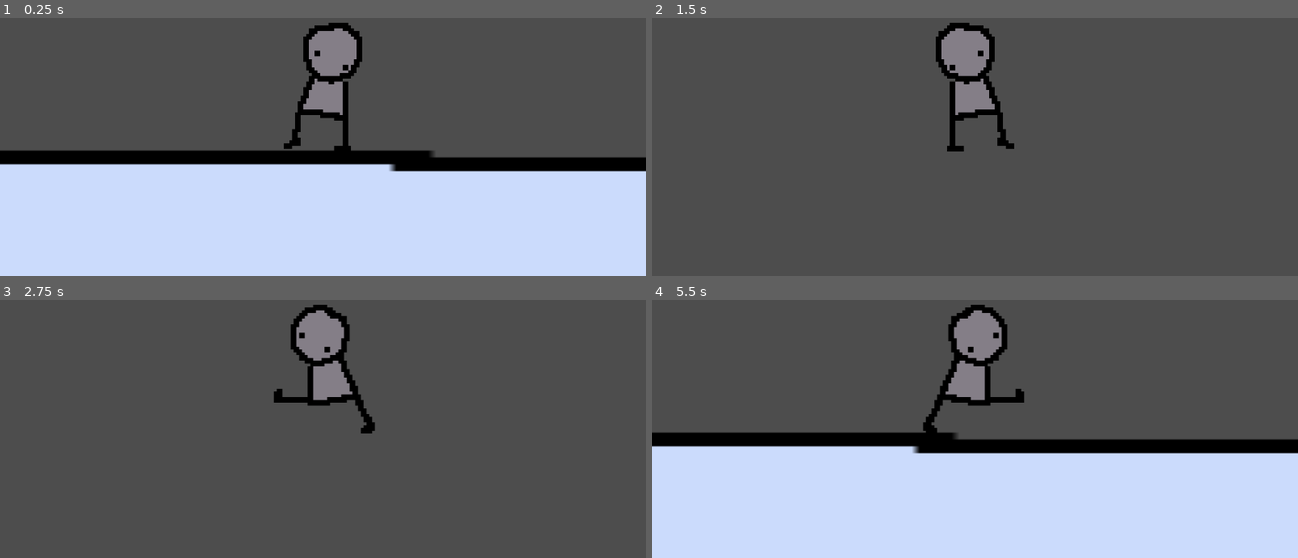
Above: before the commit, frames 1-4 (two rows, left to right).
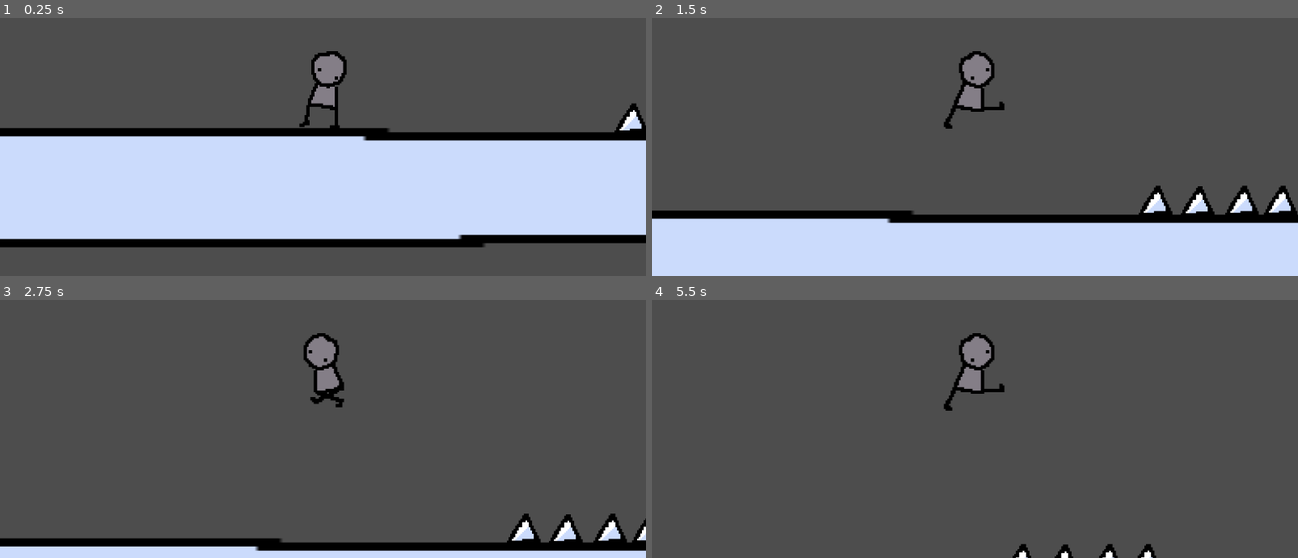
Above: after the commit, the same moments.

Repository: Helia8/platform
Game: Godot game, scene res://scenes/Level/Level1.tscn
Two runs of this game, one before a commit and one after it. Both use one fixed random seed, a clock stepped at 60 frames per second and the inputs below.
Inputs:
- Up to frame 1 (0.25 s): no input
- Up to frame 2 (1.5 s): tap Enter (ui_accept) at 0.5, 0.77 s; hold Right (ui_right) from 0.53 s (still down)
- Up to frame 3 (2.75 s): tap Enter (ui_accept) at 1.52 s; release Right (ui_right) at 2.03 s; hold Left (ui_left) from 2.03 s (still down)
- Up to frame 4 (5.5 s): release Left (ui_left) at 2.78 s; hold Right (ui_right) 2.78-4.28 s; tap Enter (ui_accept) at 3.02, 3.77, 4.52 s; hold Left (ui_left) 4.28-5.03 s; hold Right (ui_right) from 5.03 s (still down)

The runs differ from the first frame. In frame 1, 32% of the frame differs, in the area x 0-100%, y 1-100%; in frame 2, 28%; in frame 3, 10%; in frame 4, 50%.

Commit message:
feat: level

Diff:
--- a/scenes/Level/Level1.tscn
+++ b/scenes/Level/Level1.tscn
@@ -7,6 +7,7 @@
 [ext_resource type="PackedScene" uid="uid://y4l43eaevqbb" path="res://scenes/WinFlag.tscn" id="5_8x4nf"]
 [ext_resource type="PackedScene" uid="uid://dillxlklk13ia" path="res://scenes/Ennemies/BasicEnnemy.tscn" id="6_7s6sr"]
 [ext_resource type="PackedScene" uid="uid://bfg8snu3sq651" path="res://scenes/Platforms/BasicPlatform.tscn" id="7_4esi6"]
+[ext_resource type="PackedScene" uid="uid://lgtdme4tg6sh" path="res://scenes/Platforms/SquarePlatform.tscn" id="8_s5y6n"]
 
 [sub_resource type="RectangleShape2D" id="RectangleShape2D_p0hel"]
 size = Vector2(8234, 354)
@@ -31,6 +32,7 @@
 position = Vector2(181, 374)
 
 [node name="Camera2D" type="Camera2D" parent="Player" unique_id=578441604]
+zoom = Vector2(0.6, 0.6)
 
 [node name="VoidHazard" parent="." unique_id=937687863 instance=ExtResource("3_p0hel")]
 position = Vector2(-3709, 730)
@@ -39,13 +41,82 @@
 position = Vector2(4880, 725)
 
 [node name="SpikeHazard" parent="." unique_id=1085807066 instance=ExtResource("4_8mqkg")]
-position = Vector2(1098, 443)
+position = Vector2(1098, 455)
 
 [node name="WinFlag" parent="." unique_id=1563577584 instance=ExtResource("5_8x4nf")]
-position = Vector2(3751, 167)
+position = Vector2(5754, 128)
 
 [node name="BasicEnnemy" parent="." unique_id=775499948 instance=ExtResource("6_7s6sr")]
-position = Vector2(2421, 347)
+position = Vector2(3311, 345)
 
 [node name="BasicPlatform" parent="." unique_id=162337804 instance=ExtResource("7_4esi6")]
 position = Vector2(543, 247)
+
+[node name="SpikeHazard2" parent="." unique_id=1820497247 instance=ExtResource("4_8mqkg")]
+position = Vector2(1355, 455)
+
+[node name="SpikeHazard3" parent="." unique_id=1056106776 instance=ExtResource("4_8mqkg")]
+position = Vector2(1223, 456)
+
+[node name="SpikeHazard4" parent="." unique_id=560954911 instance=ExtResource("4_8mqkg")]
+position = Vector2(1469, 454)
+
+[node name="BasicPlatform2" parent="." unique_id=993820697 instance=ExtResource("7_4esi6")]
+position = Vector2(1537, 267)
+
+[node name="SquarePlatform" parent="." unique_id=788272926 instance=ExtResource("8_s5y6n")]
+position = Vector2(2333, 361)
+
+[node name="SquarePlatform2" parent="." unique_id=519429610 instance=ExtResource("8_s5y6n")]
+position = Vector2(4329, 360)
+
+[node name="BasicPlatform3" parent="." unique_id=899758877 instance=ExtResource("7_4esi6")]
+position = Vector2(5090, 465)
+
+[node name="BasicPlatform4" parent="." unique_id=1203475493 instance=ExtResource("7_4esi6")]
+position = Vector2(5597, 465)
+
+[node name="SquarePlatform3" parent="." unique_id=1629069388 instance=ExtResource("8_s5y6n")]
+position = Vector2(2781, 136)
+
+[node name="SquarePlatform4" parent="." unique_id=443861627 instance=ExtResource("8_s5y6n")]
+position = Vector2(3269, -24)
+
+[node name="BasicPlatform5" parent="." unique_id=1860435198 instance=ExtResource("7_4esi6")]
+position = Vector2(3619, 63)
+
+[node name="SpikeHazard5" parent="." unique_id=464142309 instance=ExtResource("4_8mqkg")]
+position = Vector2(3845, 8)
+
+[node name="VoidHazard3" parent="." unique_id=810062654 instance=ExtResource("3_p0hel")]
+position = Vector2(5227, 725)
+
+[node name="VoidHazard4" parent="." unique_id=316400328 instance=ExtResource("3_p0hel")]
+position = Vector2(5574, 725)
+
+[node name="VoidHazard5" parent="." unique_id=1768109156 instance=ExtResource("3_p0hel")]
+position = Vector2(5921, 725)
+
+[node name="VoidHazard6" parent="." unique_id=112090091 instance=ExtResource("3_p0hel")]
+position = Vector2(6268, 725)
+
+[node name="VoidHazard7" parent="." unique_id=773411420 instance=ExtResource("3_p0hel")]
+position = Vector2(6615, 725)
+
+[node name="VoidHazard8" parent="." unique_id=191426051 instance=ExtResource("3_p0hel")]
+position = Vector2(6962, 725)
+
+[node name="VoidHazard9" parent="." unique_id=268347520 instance=ExtResource("3_p0hel")]
+position = Vector2(7309, 725)
+
+[node name="SquarePlatform5" parent="." unique_id=2127685572 instance=ExtResource("8_s5y6n")]
+position = Vector2(-565, 384)
+
+[node name="SquarePlatform6" parent="." unique_id=667562785 instance=ExtResource("8_s5y6n")]
+position = Vector2(-565, 263)
+
+[node name="SquarePlatform7" parent="." unique_id=1915454349 instance=ExtResource("8_s5y6n")]
+position = Vector2(-565, 142)
+
+[node name="SquarePlatform8" parent="." unique_id=220346923 instance=ExtResource("8_s5y6n")]
+position = Vector2(-565, 21)
--- /dev/null
+++ b/scenes/Platforms/SquarePlatform.tscn
@@ -0,0 +1,12 @@
+[gd_scene format=3 uid="uid://lgtdme4tg6sh"]
+
+[sub_resource type="RectangleShape2D" id="RectangleShape2D_eph2f"]
+size = Vector2(148, 121)
+
+[node name="SquarePlatform" type="Node2D" unique_id=788272926]
+
+[node name="SquareBody" type="StaticBody2D" parent="." unique_id=520429367]
+
+[node name="SquareCollision" type="CollisionShape2D" parent="SquareBody" unique_id=1489138258]
+position = Vector2(74, 60.5)
+shape = SubResource("RectangleShape2D_eph2f")
--- a/src/player.gd
+++ b/src/player.gd
@@ -1,7 +1,8 @@
 extends CharacterBody2D
 
-const SPEED = 300.0
-const JUMP_VELOCITY = -800.0
+const SPEED = 400.0
+const JUMP_VELOCITY = -700.0
+@export var GRAVITY_STRENGTH: float = 2.0
 @export var hp: int = 1
 
 @onready var anim: AnimatedSprite2D = $PlayerAnim
